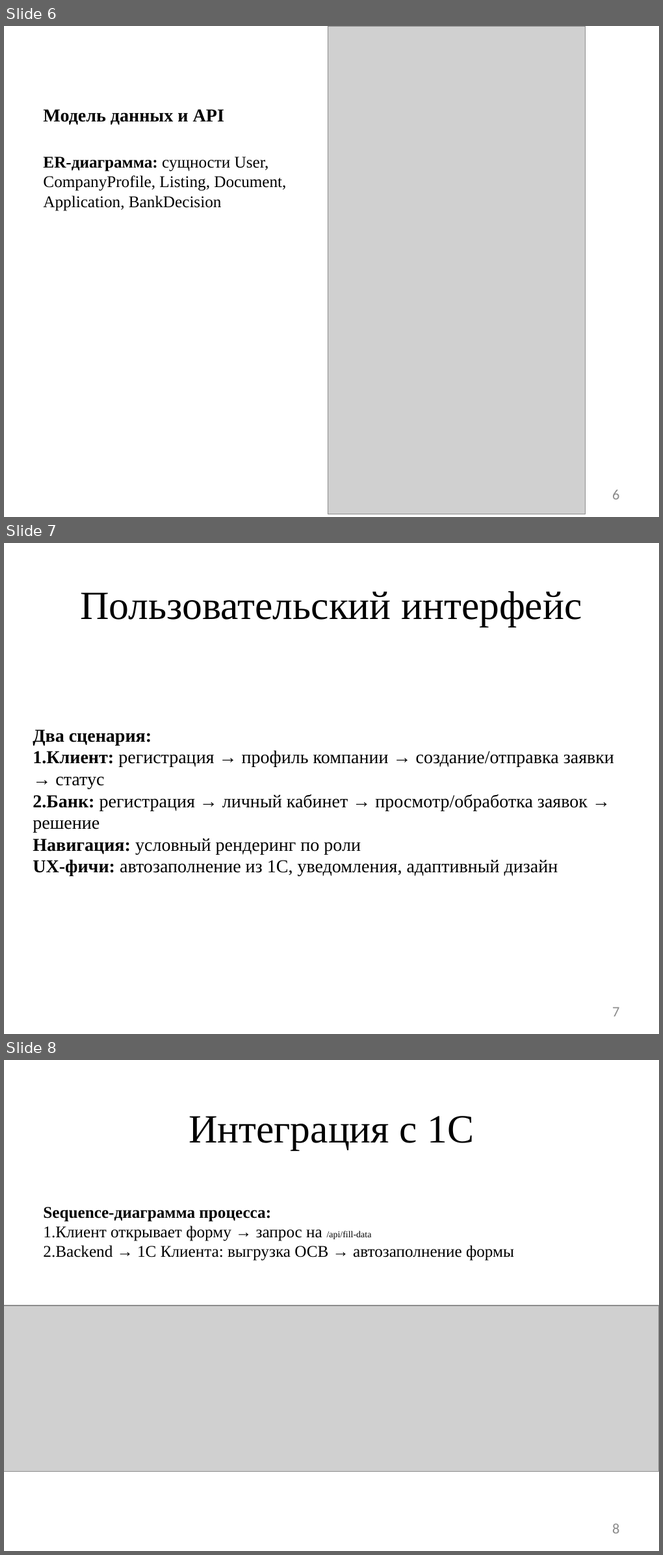
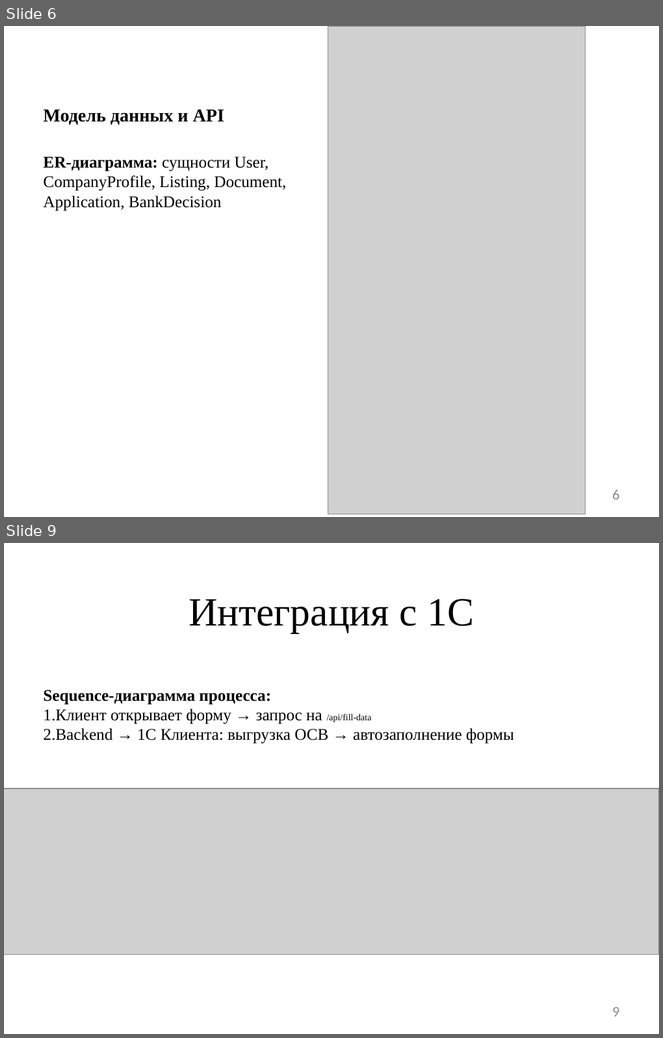
Before and after one commit to 4Bul04kka/diploma, a slide deck: дипломная работа/Лямкин презентация.pptx. Shown one above the other, each under a label of ours: slides 6, 7 and 8 before the commit, slides 6 and 9 after it; the slides between them are not shown. The pictures are 663x1555 and 663x1038 pixels, drawn with LibreOffice and Linux fonts; fonts in the diff are those of the drawing; grey boxes stand for pictures. Boxes give left, top, right and bottom in pixels: in the first picture for what was removed or moved away, otherwise in the second. Text is boxed around its words. In the diff, an @@ line names an element or a change of style, - is before the commit and + after.

```diff
--- a/дипломная работа/Лямкин презентация.pptx
+++ b/дипломная работа/Лямкин презентация.pptx
@@ slide 7 removed at (x1=4, y1=543, x2=659, y2=1034), background #FFFFFF @@
@@ title removed at (x1=80, y1=591, x2=582, y2=627) @@
-Пользовательский интерфейс
@@ text removed at (x1=33, y1=730, x2=614, y2=876) @@
-Два сценария:
-1. Клиент: регистрация → профиль компании → создание/отправка заявки → статус
-2. Банк: регистрация → личный кабинет → просмотр/обработка заявок → решение
-Навигация: условный рендеринг по роли
-UX-фичи: автозаполнение из 1С, уведомления, адаптивный дизайн
@@ page number removed at (x1=612, y1=1007, x2=620, y2=1017) @@
-7
@@ what was slide 8 is now slide 9 @@
@@ page number at (x1=612, y1=1007, x2=620, y2=1017): text changed @@
-8
+9
```
Also in this commit, not shown: 2 slides added, 1 other file.
